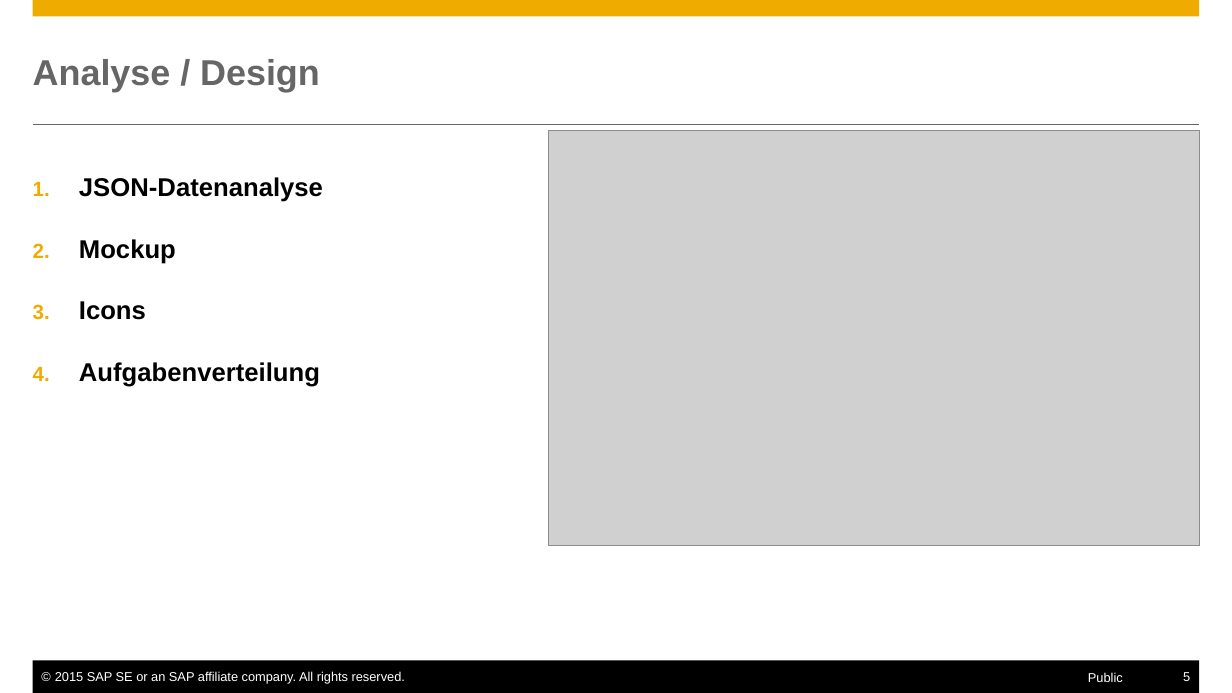
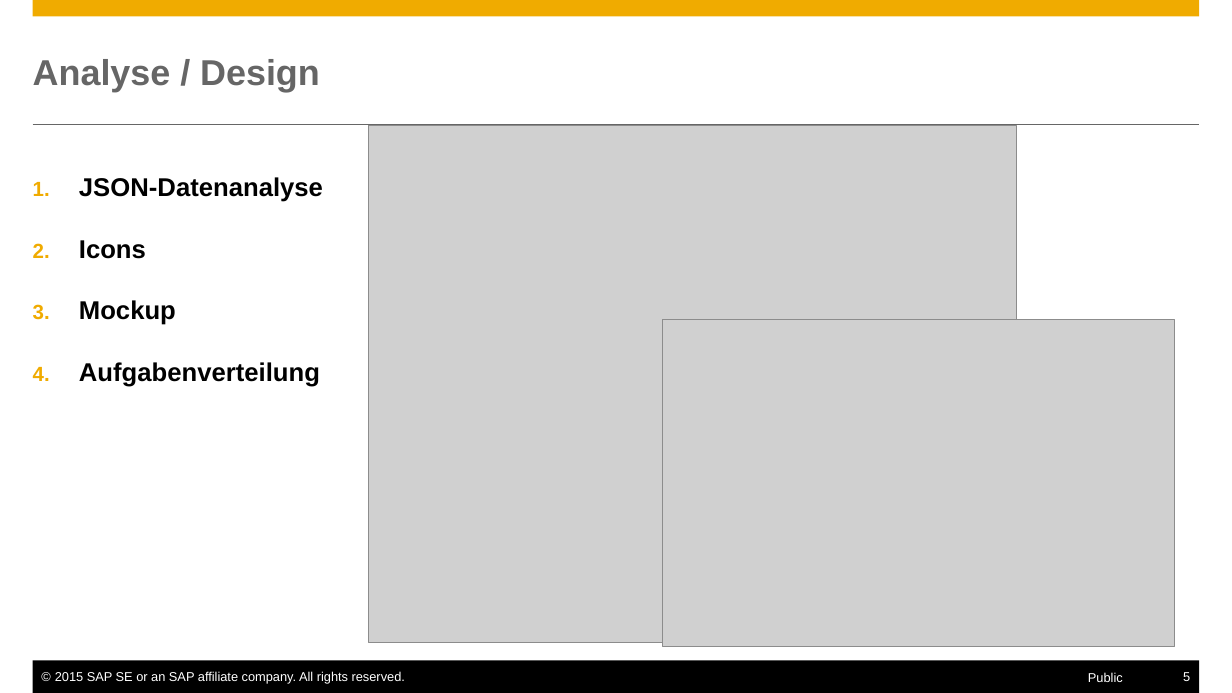
Before and after one commit to Nimuae/openui5_weather, a slide deck: slide 5 of Präsentation.pptx. Drawn at 1232x693 pixels with LibreOffice and Linux fonts; fonts in the diff are those of the drawing; grey boxes stand for pictures. Boxes give left, top, right and bottom in pixels: in the first picture for what was removed or moved away, otherwise in the second. Text is boxed around its words. In the diff, an @@ line names an element or a change of style, - is before the commit and + after.

Commit message:
Presentation Update

```diff
--- a/Präsentation.pptx
+++ b/Präsentation.pptx
@@ picture added at <box>368,126,1016,642</box> @@
@@ text at <box>79,240,146,259</box>: paragraph added @@
+2. Icons
@@ text at <box>79,301,146,320</box>: paragraph removed @@
-3. Icons
@@ picture: place and size @@
-picture at <box>549,130,1199,546</box>
+picture at <box>663,320,1175,646</box>
```
Also in this commit, not shown: 2 other slides changed, 1 slide added, 1 slide removed.
